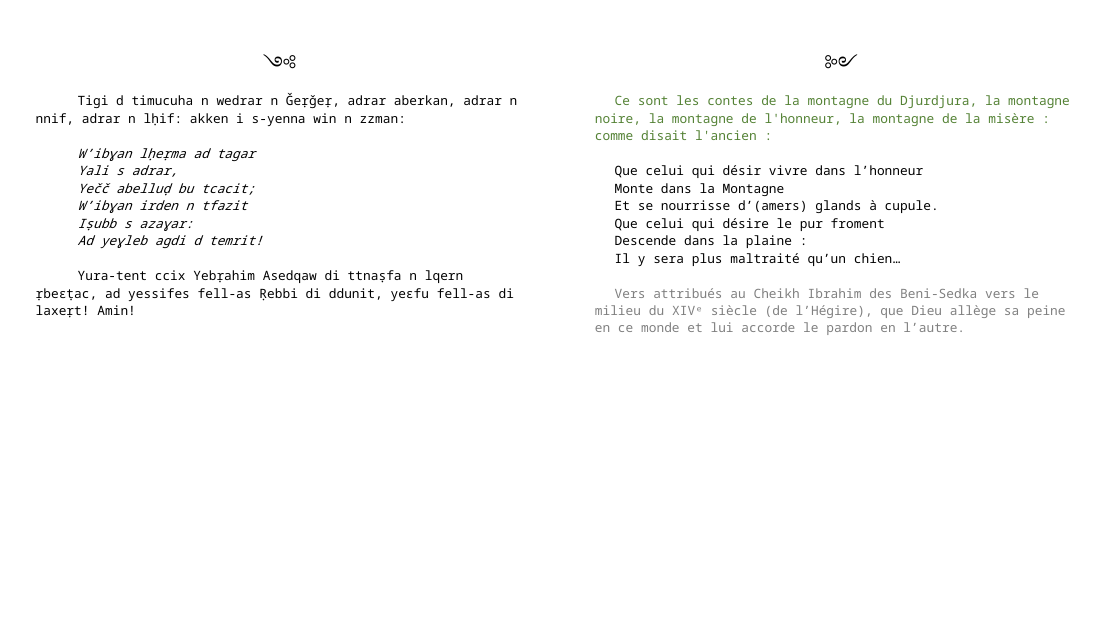
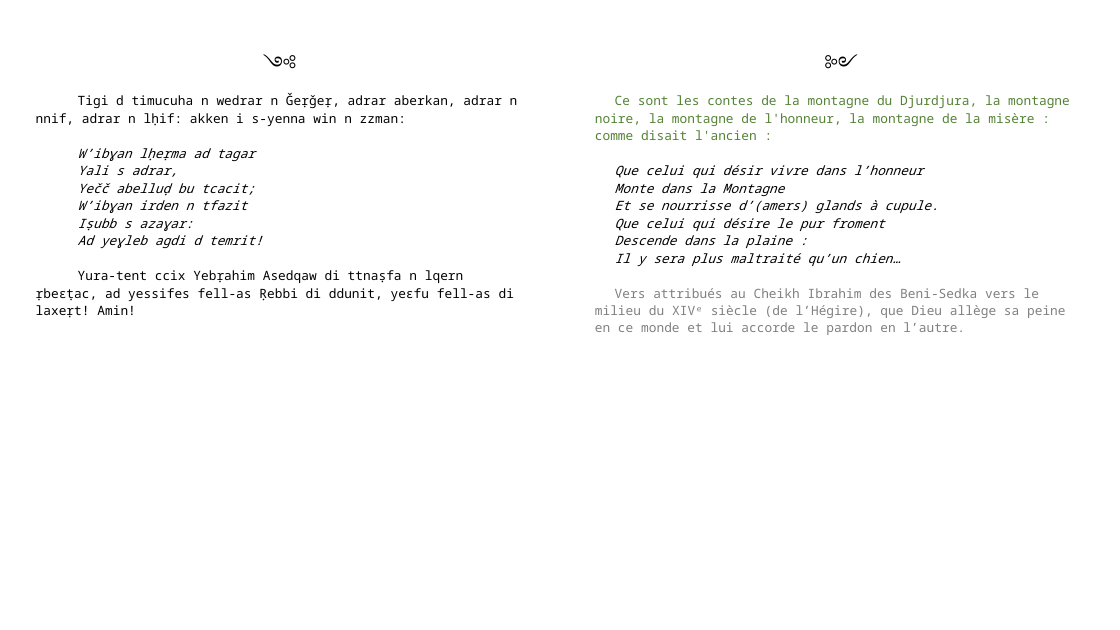
Before and after one commit to sferhah/tamacahut_n_wuccen, a slide deck: slide 2 of Uccen.ConsoleApp/uccen.pptx. Drawn at 1120x630 pixels with LibreOffice and Linux fonts; fonts in the diff are those of the drawing. Boxes give left, top, right and bottom in pixels: in the first picture for what was removed or moved away, otherwise in the second. Text is boxed around its words. In the diff, an @@ line names an element or a change of style, - is before the commit and + after.

Commit message:
handle italic text

```diff
--- a/Uccen.ConsoleApp/uccen.pptx
+++ b/Uccen.ConsoleApp/uccen.pptx
@@ table at box(27, 13, 1096, 607) @@
@@ italic on in "Que celui qui désir vivre dans l’honneur", "Monte dans la Montagne", "Et se nourrisse d’(amers) glands à cupule.", "Que celui qui désire le pur froment" and 2 more places @@
```
Also in this commit, not shown: 2 other slides changed, 3 other files.
